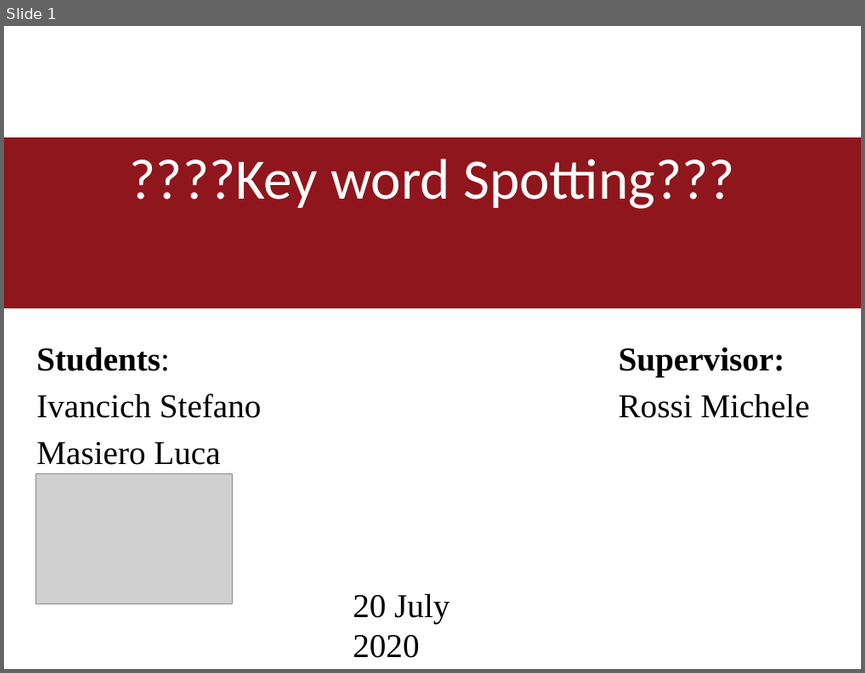
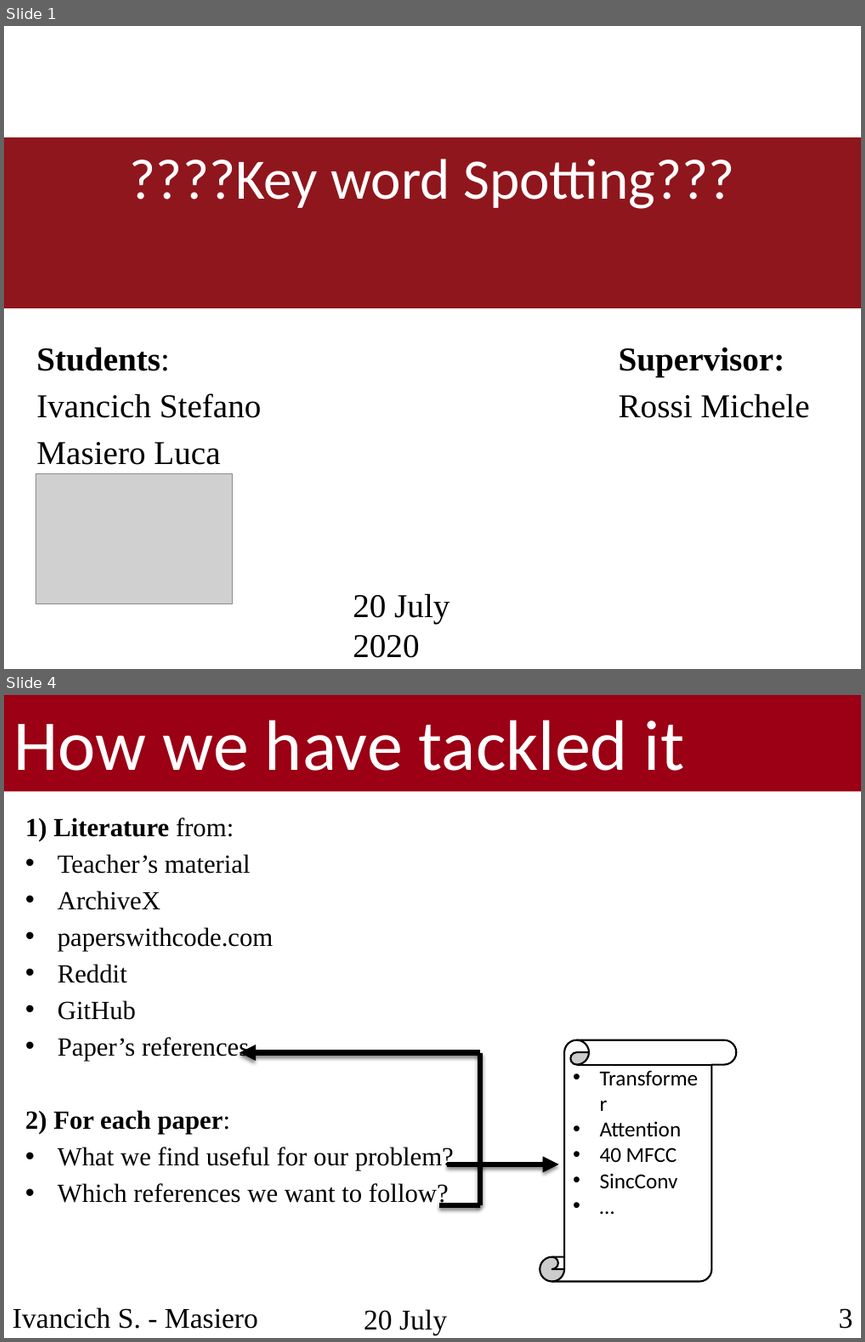
Before and after one commit to ivaste/KeyWordSpotting, a slide deck: Presentation/Presentation.pptx. Shown one above the other, each under a label of ours: slide 1 before the commit, slides 1 and 4 after it; the slides between them are not shown. The pictures are 865x673 and 865x1342 pixels, drawn with LibreOffice and Linux fonts; fonts in the diff are those of the drawing; grey boxes stand for pictures; background and template pictures are left out. Boxes give left, top, right and bottom in pixels: in the first picture for what was removed or moved away, otherwise in the second. Text is boxed around its words. In the diff, an @@ line names an element or a change of style, - is before the commit and + after.

```diff
--- a/Presentation/Presentation.pptx
+++ b/Presentation/Presentation.pptx
@@ slide 4 added at (4, 695, 861, 1338), background #FFFFFF @@
@@ rectangle added at (4, 695, 861, 792), fill #9B0014 @@
@@ text added at (14, 720, 684, 771), 60 pt, text #FFFFFF @@
+How we have tackled it
@@ text added at (25, 817, 454, 1208), 22 pt, text #000000 @@
+1) Literature from:
+• Teacher’s material
+• ArchiveX
+• paperswithcode.com
+• Reddit
+• GitHub
+• Paper’s references
+2) For each paper:
+• What we find useful for our problem?
+• Which references we want to follow?
@@ vertical scroll added at (540, 1040, 736, 1281), fill #FFFFFF, outline #000000 1.5 pt, 18 pt, text #000000 @@
+• Transformer
+• Attention
+• 40 MFCC
+• SincConv
+• …
@@ arrow added from (480, 1052) to (239, 1052), #000000 4.5 pt @@
@@ line added from (480, 1205) to (480, 1052), #000000 4.5 pt @@
@@ arrow added from (447, 1163) to (558, 1163), #000000 4.5 pt @@
@@ line added from (480, 1205) to (439, 1205), #000000 4.5 pt @@
@@ text added at (12, 1307, 258, 1328), 24 pt, text #000000 @@
+Ivancich S. - Masiero L.
@@ text added at (364, 1309, 447, 1334), 24 pt, text #000000 @@
+20 July 2020
@@ text added at (839, 1308, 853, 1328), 24 pt, text #000000 @@
+3
```
Also in this commit, not shown: 2 slides changed, 3 other slides added, 3 slides removed.
